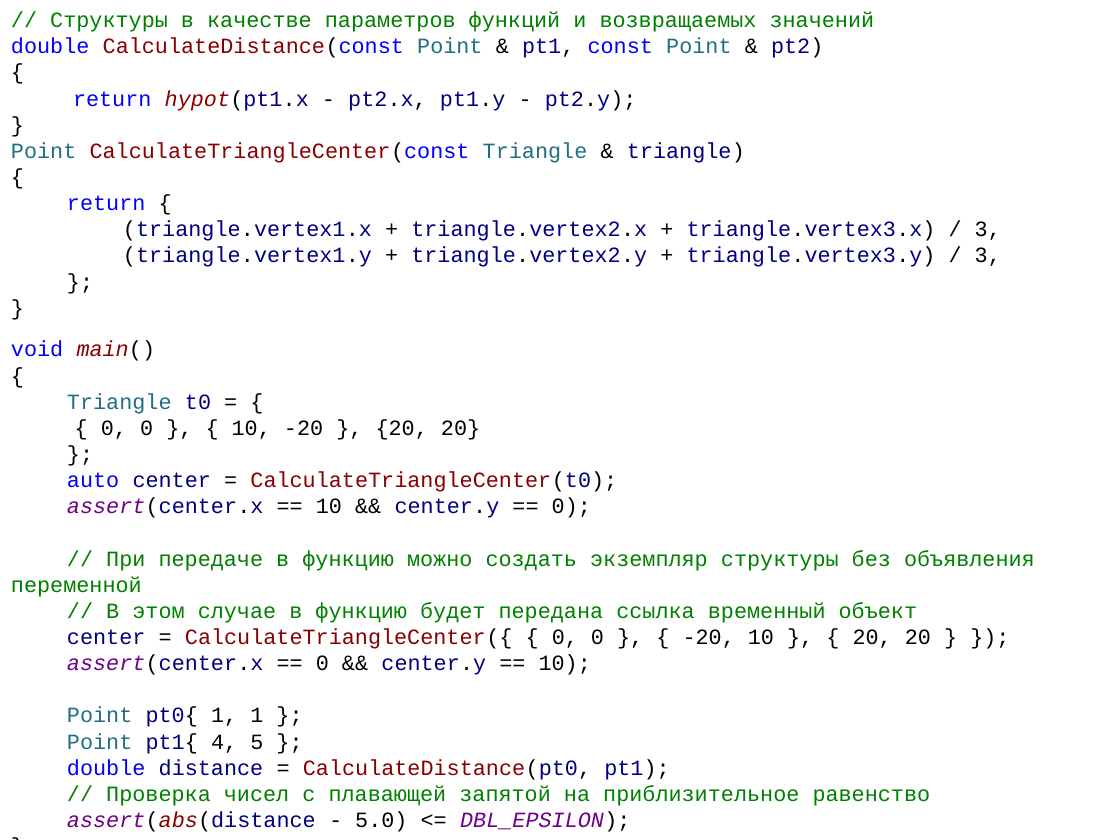
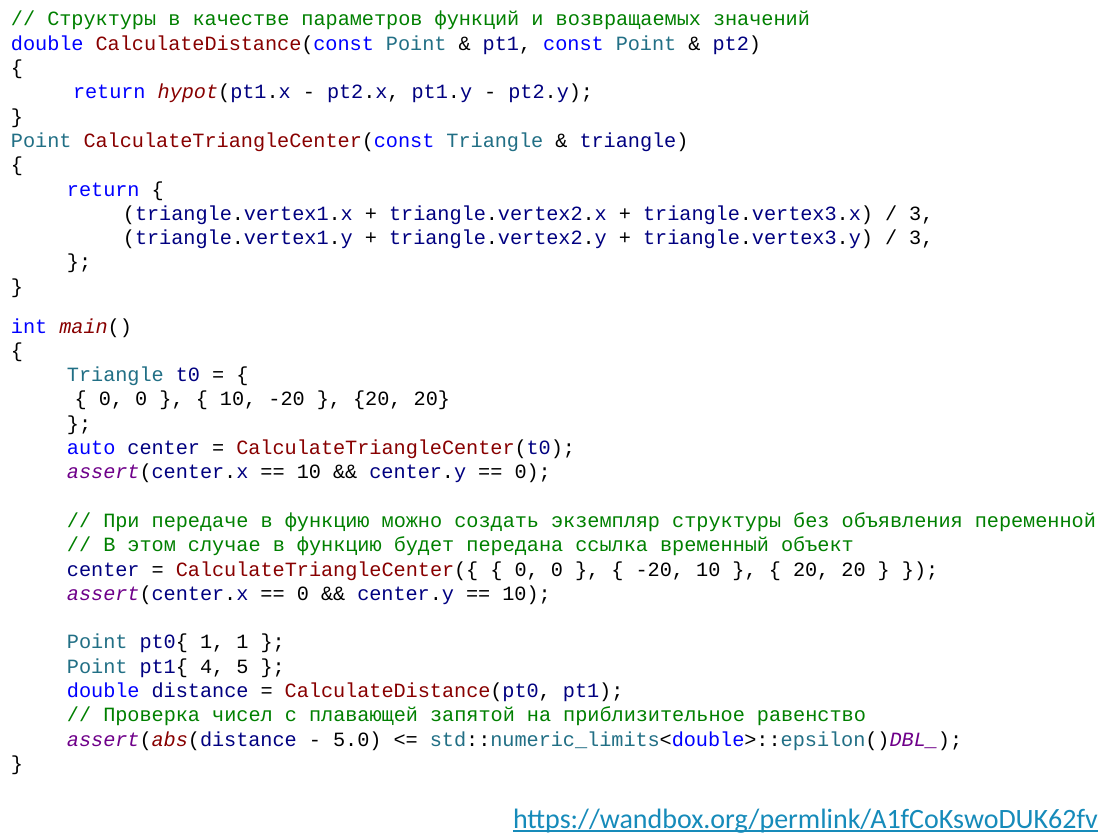
Before and after one commit to alexey-malov/oop, a slide deck: slide 97 of lectures/01/Синтаксис C++.pptx. Drawn at 1120x840 pixels with LibreOffice and Linux fonts; fonts in the diff are those of the drawing. Boxes give left, top, right and bottom in pixels: in the first picture for what was removed or moved away, otherwise in the second. Text is boxed around its words. In the diff, an @@ line names an element or a change of style, - is before the commit and + after.

```diff
--- a/lectures/01/Синтаксис C++.pptx
+++ b/lectures/01/Синтаксис C++.pptx
@@ text at (x1=11, y1=11, x2=1096, y2=726): size 14 to 13 pt @@
@@ text at (x1=11, y1=318, x2=132, y2=338): text changed; size 14 to 13 pt; text colour #0000FF to #880000 @@
-void main()
+int main()
@@ text at (x1=67, y1=731, x2=962, y2=751): text changed; size 14 to 13 pt; text colour #6F008A to #216F85; italic off @@
-assert(abs(distance - 5.0) <= DBL_EPSILON);
+assert(abs(distance - 5.0) <= std::numeric_limits<double>::epsilon()DBL_);
@@ text added at (x1=513, y1=808, x2=1098, y2=833), 18 pt, text #168BBA, underline @@
+https://wandbox.org/permlink/A1fCoKswoDUK62fv
```
Also in this commit, not shown: 6 other slides changed.
